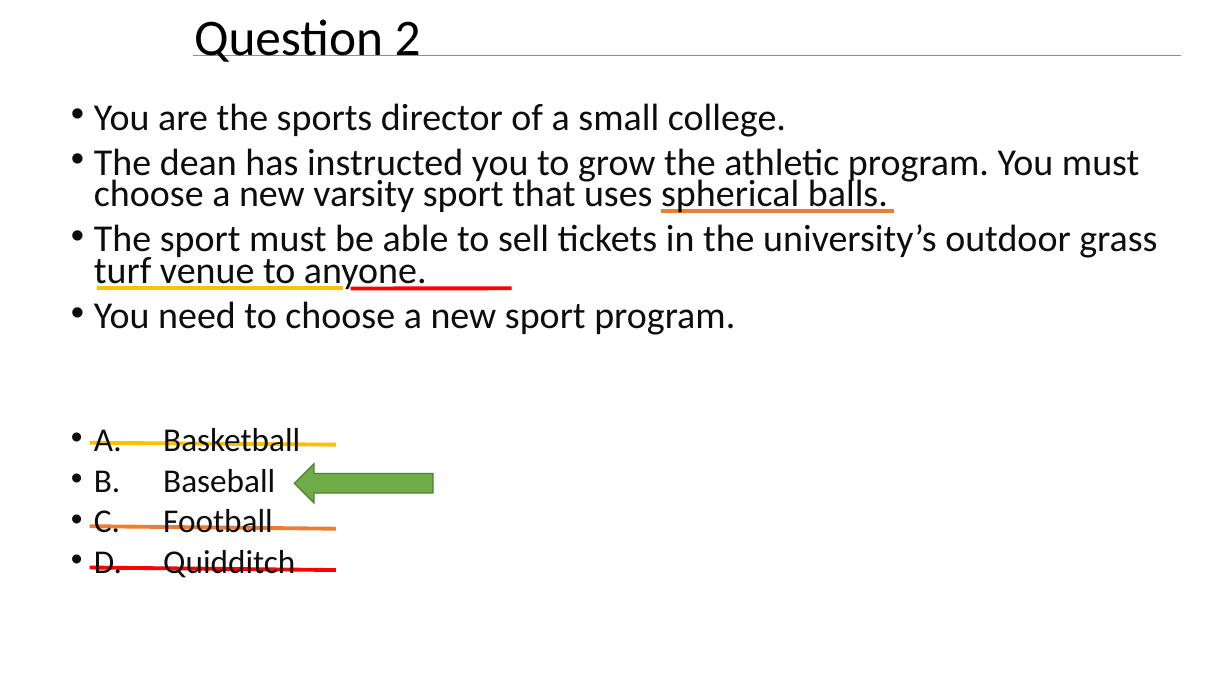
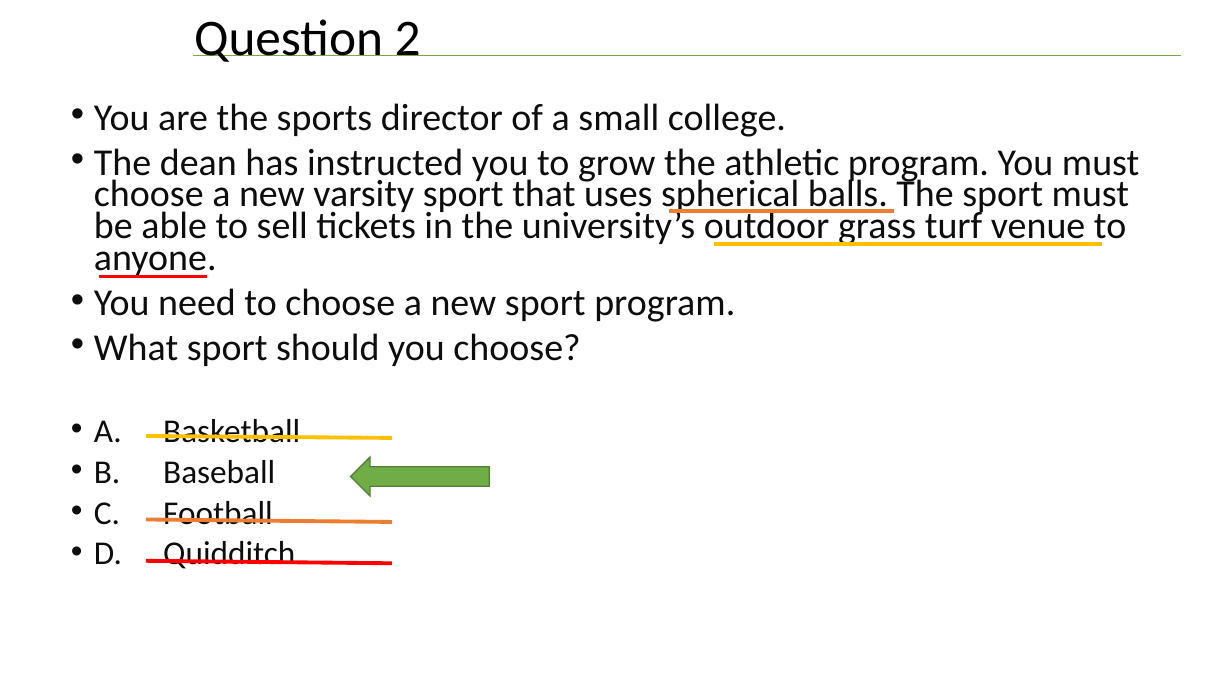
Before and after one commit to williamadba/Public-Presentations, a slide deck: slide 41 of SQLSat Bham 2019/Think Like a Certification Exam.pptx (slide 40 before the commit). Drawn at 1232x693 pixels with LibreOffice and Linux fonts; fonts in the diff are those of the drawing. Boxes give left, top, right and bottom in pixels: in the first picture for what was removed or moved away, otherwise in the second. Text is boxed around its words. In the diff, an @@ line names an element or a change of style, - is before the commit and + after.

Commit message:
latest update with fixed scifi sample questions
How could I have forgotten that there was a cat in Alien AND in Aliens? Gah.

```diff
--- a/SQLSat Bham 2019/Think Like a Certification Exam.pptx
+++ b/SQLSat Bham 2019/Think Like a Certification Exam.pptx
@@ text at (94, 148, 1139, 278): text changed @@
-• The dean has instructed you to grow the athletic program. You must choose a new varsity sport that uses spherical balls.
-• The sport must be able to sell tickets in the university’s outdoor grass turf venue to anyone.
+• The dean has instructed you to grow the athletic program. You must choose a new varsity sport that uses spherical balls. The sport must be able to sell tickets in the university’s outdoor grass turf venue to anyone.
@@ line moved from (894, 211) - (662, 211) to (894, 211) - (669, 211) @@
@@ line moved from (343, 288) - (97, 288) to (1103, 244) - (714, 244) @@
@@ line moved from (512, 288) - (350, 288) to (207, 276) - (99, 276) @@
@@ text at (94, 333, 580, 366): paragraph added @@
+• What sport should you choose?
@@ line moved from (335, 529) - (90, 527) to (392, 522) - (146, 519) @@
@@ 2 lines, 1 right arrow: place and size @@
-2 lines, 1 right arrow at (90, 443, 433, 570)
+2 lines, 1 right arrow at (146, 436, 489, 564)
```
Also in this commit, not shown: 16 other slides changed, 1 slide added, 1 other file.
